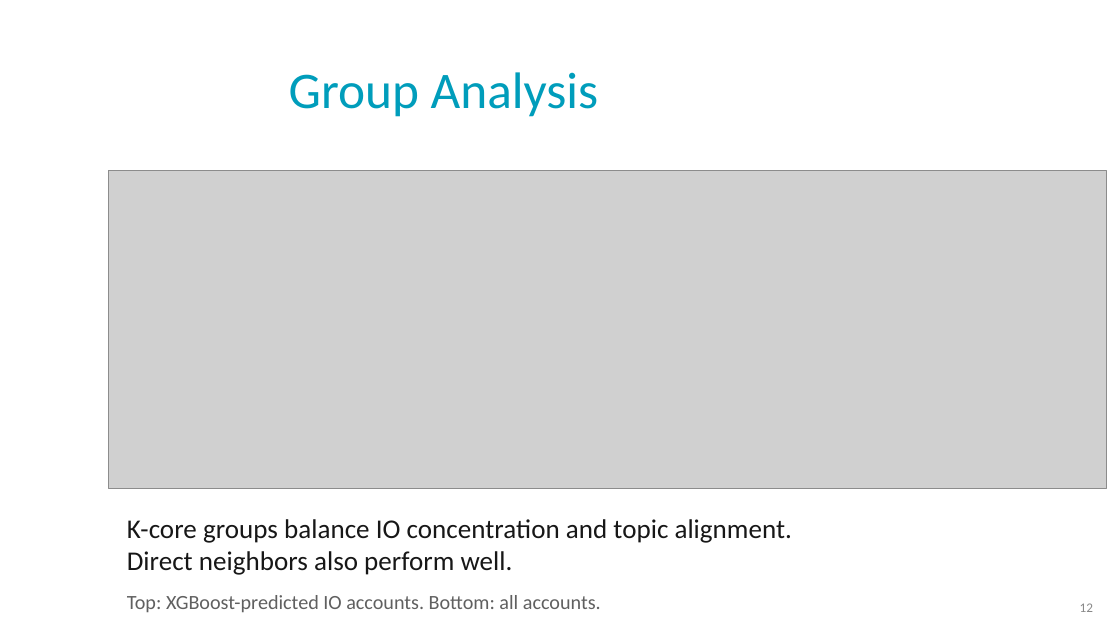
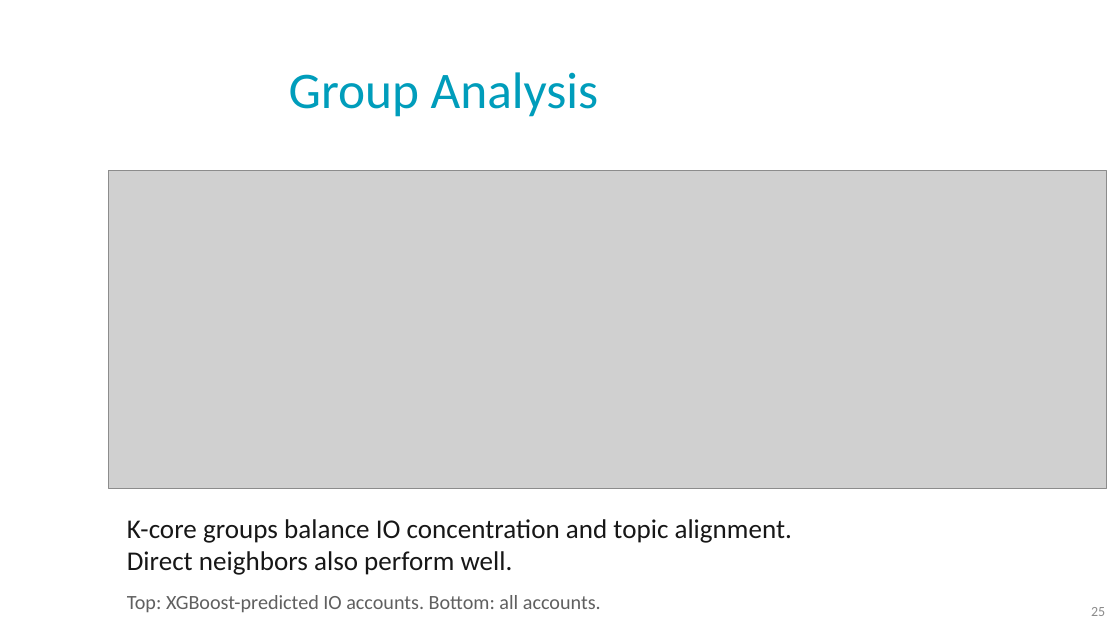
Before and after one commit to NoaTal1996/Backbone-Graph, a slide deck: slide 25 of docs/meeting/2026_09_23.pptx. Drawn at 1120x630 pixels with LibreOffice and Linux fonts; fonts in the diff are those of the drawing; grey boxes stand for pictures; background and template pictures are left out. Boxes give left, top, right and bottom in pixels: in the first picture for what was removed or moved away, otherwise in the second. Text is boxed around its words. In the diff, an @@ line names an element or a change of style, - is before the commit and + after.

```diff
--- a/docs/meeting/2026_09_23.pptx
+++ b/docs/meeting/2026_09_23.pptx
@@ text removed at (x1=1080, y1=603, x2=1093, y2=612) @@
-12
@@ page number added at (x1=1091, y1=607, x2=1105, y2=616), 12 pt, text #8C8C8C @@
+25
```
Also in this commit, not shown: 5 other slides changed.
